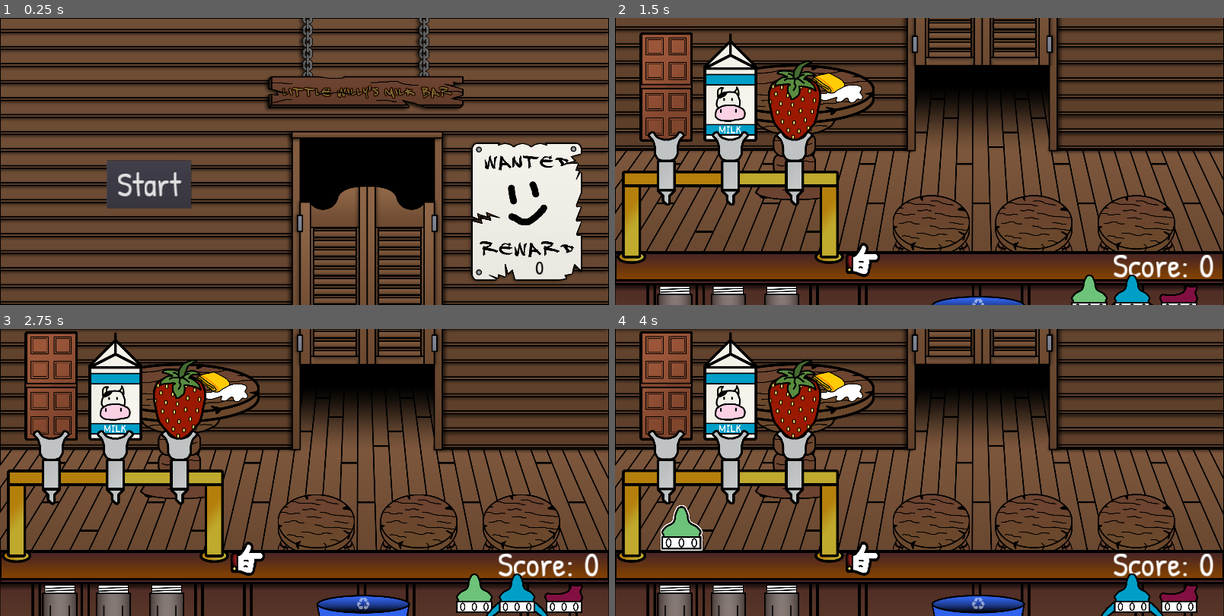
Above: before the commit, frames 1-4 (two rows, left to right).
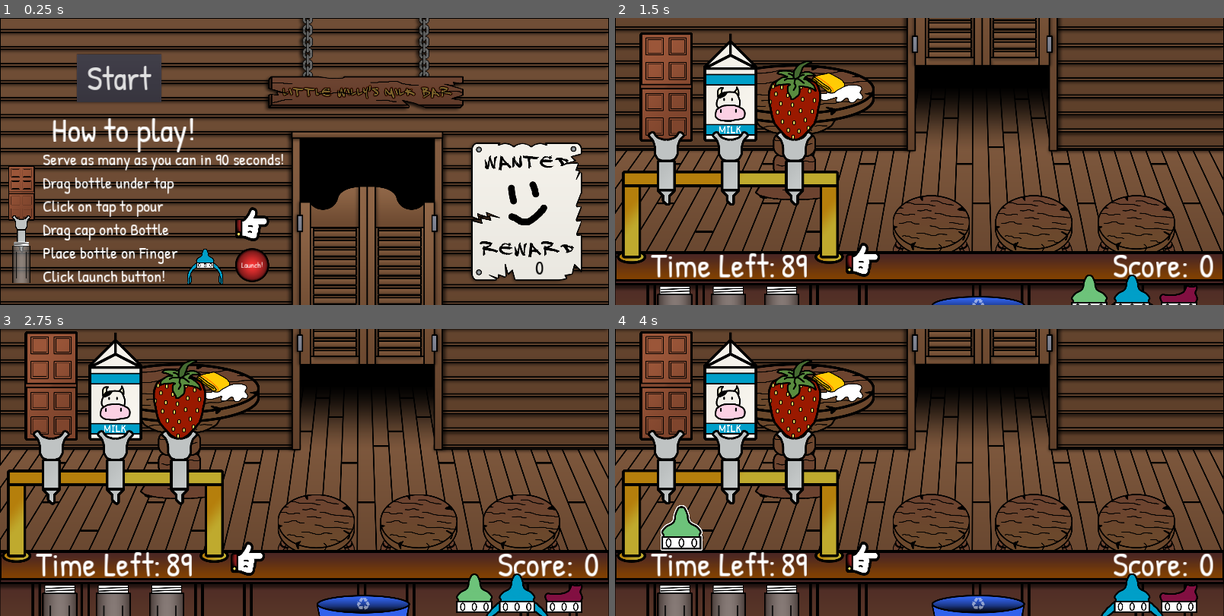
Above: after the commit, the same moments.

Repository: Gravedigger7789/little-willys-milk-bar
Game: Godot game, scene res://World.tscn
The game is run twice, just before and just after one commit, with the same random seed, the same clock (stepped at 60 frames per second) and the same inputs. The engine's default icon, where the game draws it, is replaced by a stand-in: a white triangle on a blue panel in a dark square.
Inputs (mouse positions are in pixels of both pictures, inside the frame that each line leads up to):
- Up to frame 1 (0.25 s): no input
- Up to frame 2 (1.5 s): click "Start" at 0.5 s; tap Enter at 1.25 s; drag from (663, 121) to (663, 250) at 1.27 s
- Up to frame 3 (2.75 s): tap Enter at 2 s; drag from (115, 400) to (48, 529) at 2.02 s
- Up to frame 4 (4 s): tap Enter at 2.75, 3.5 s; move the mouse to (791, 397) at 2.77 s; press the mouse at (791, 397) at 2.78 s; release the mouse at (791, 397) at 3.5 s; drag from (1090, 593) to (663, 527) at 3.52 s

The runs differ from the first frame. In frame 1, 9.7% of the frame differs, in the area x 1-47%, y 12-93%; in frame 2, 0.8%; in frame 3, 0.8%; in frame 4, 0.8%.

Commit message:
Working on start menu

Diff:
--- a/World.gd
+++ b/World.gd
@@ -3,6 +3,9 @@
 
 const DATA_PATH = "user://data.json"
 var data := {}
+
+const MENU_THEME = preload("res://assets/music/start-menu-theme.wav")
+const MAIN_THEME = preload("res://assets/music/theme.wav")
 
 var current_score := 0.0
 var high_score := 0.0
@@ -10,9 +13,13 @@
 onready var baby_spawner: Node2D = $Bar/Stools/BabySpawner
 onready var baby_spawner_2: Node2D = $Bar/Stools/BabySpawner2
 onready var baby_spawner_3: Node2D = $Bar/Stools/BabySpawner3
-onready var score_label: Label = $HBoxContainer/Label2
+onready var score_label: Label = $ScoreContainer/Label2
+onready var time_label: Label = $TimeContainer/Label2
 onready var high_score_label: Label = $Background/Wanted/HighScore
 onready var camera_2d: Camera2D = $Camera2D
+onready var camera_start_position := camera_2d.position
+onready var game_timer: Timer = $GameTimer
+onready var audio_stream_player: AudioStreamPlayer = $AudioStreamPlayer
 
 
 func _enter_tree() -> void:
@@ -35,6 +42,10 @@
 	high_score_label.text = str(int(high_score))
 
 
+func _process(_delta: float) -> void:
+	time_label.text = str(int(game_timer.time_left))
+
+
 func _start_game() -> void:
 	var tween := create_tween().set_trans(Tween.TRANS_SINE).set_ease(Tween.EASE_OUT)
 	# warning-ignore:return_value_discarded
@@ -42,6 +53,9 @@
 	baby_spawner.start_spawning()
 	baby_spawner_2.start_spawning()
 	baby_spawner_3.start_spawning()
+	audio_stream_player.stream = MAIN_THEME
+	audio_stream_player.play()
+	game_timer.start()
 
 
 func _on_Spawned_Baby(baby: Node2D) -> void:
@@ -69,3 +83,15 @@
 	}
 	file.store_line(to_json(json_data))
 	file.close()
+
+
+func _on_GameTimer_timeout() -> void:
+	save_data()
+	baby_spawner.stop_spawning()
+	baby_spawner_2.stop_spawning()
+	baby_spawner_3.stop_spawning()
+	var tween := create_tween().set_trans(Tween.TRANS_SINE).set_ease(Tween.EASE_OUT)
+	# warning-ignore:return_value_discarded
+	tween.tween_property(camera_2d, "position", camera_start_position, 1.0)
+	yield(get_tree().create_timer(1.0), "timeout")
+	var _reloaded = get_tree().reload_current_scene()
--- a/World.tscn
+++ b/World.tscn
@@ -11,10 +11,11 @@
 [ext_resource path="res://src/Objects/BabySpawner.tscn" type="PackedScene" id=9]
 [ext_resource path="res://src/GUI/Theme.tres" type="Theme" id=10]
 [ext_resource path="res://src/Objects/Tap.tscn" type="PackedScene" id=11]
-[ext_resource path="res://assets/music/theme.wav" type="AudioStream" id=12]
+[ext_resource path="res://assets/music/start-menu-theme.wav" type="AudioStream" id=12]
 [ext_resource path="res://assets/tap/milk-tap.png" type="Texture" id=13]
 [ext_resource path="res://assets/background/sign.png" type="Texture" id=14]
 [ext_resource path="res://assets/background/wanted.png" type="Texture" id=15]
+[ext_resource path="res://src/Objects/Bottle.tscn" type="PackedScene" id=16]
 [ext_resource path="res://assets/background/table.png" type="Texture" id=17]
 [ext_resource path="res://assets/mess/spill-white.png" type="Texture" id=18]
 [ext_resource path="res://assets/mess/rag.png" type="Texture" id=19]
@@ -28,6 +29,15 @@
 use_filter = true
 font_data = SubResource( 4 )
 
+[sub_resource type="DynamicFontData" id=6]
+font_path = "res://assets/fonts/PatrickHand-Regular.ttf"
+
+[sub_resource type="DynamicFont" id=7]
+resource_local_to_scene = true
+size = 64
+use_filter = true
+font_data = SubResource( 6 )
+
 [node name="World" type="Node"]
 script = ExtResource( 3 )
 
@@ -51,10 +61,11 @@
 texture = ExtResource( 7 )
 
 [node name="Button" type="Button" parent="Background"]
-margin_left = 400.0
-margin_top = 536.0
-margin_right = 716.0
-margin_bottom = 716.0
+margin_left = 288.0
+margin_top = 136.0
+margin_right = 604.0
+margin_bottom = 316.0
+mouse_default_cursor_shape = 2
 theme = ExtResource( 10 )
 text = " Start "
 
@@ -78,6 +89,50 @@
 align = 1
 valign = 1
 
+[node name="Tutorial" type="Node2D" parent="Background"]
+position = Vector2( 48, 248 )
+
+[node name="Tap" parent="Background/Tutorial" instance=ExtResource( 11 )]
+position = Vector2( 32, 560 )
+scale = Vector2( 0.5, 0.5 )
+
+[node name="Bottle" parent="Background/Tutorial/Tap" instance=ExtResource( 16 )]
+position = Vector2( 0, 224 )
+input_pickable = false
+monitoring = false
+monitorable = false
+
+[node name="BottleCap" parent="Background/Tutorial/Tap" instance=ExtResource( 4 )]
+position = Vector2( 1376, 256 )
+collision_layer = 0
+input_pickable = false
+
+[node name="BottleLauncher" parent="Background/Tutorial" instance=ExtResource( 6 )]
+position = Vector2( 896, 528 )
+show_for_tutorial = true
+
+[node name="Label" type="Label" parent="Background/Tutorial"]
+margin_left = 112.0
+margin_top = 240.0
+margin_right = 1036.0
+margin_bottom = 777.0
+theme = ExtResource( 10 )
+custom_fonts/font = SubResource( 7 )
+text = "Serve as many as you can in 90 seconds!
+Drag bottle under tap
+Click on tap to pour
+Drag cap onto Bottle
+Place bottle on Finger
+Click launch button!"
+
+[node name="Label2" type="Label" parent="Background/Tutorial"]
+margin_left = 144.0
+margin_top = 88.0
+margin_right = 694.0
+margin_bottom = 262.0
+theme = ExtResource( 10 )
+text = "How to play!"
+
 [node name="Bar" type="Node2D" parent="."]
 
 [node name="Stools" type="Node2D" parent="Bar"]
@@ -128,14 +183,14 @@
 position = Vector2( 240, -192 )
 handle_type = "Berry"
 
-[node name="HBoxContainer" type="HBoxContainer" parent="."]
+[node name="ScoreContainer" type="HBoxContainer" parent="."]
 anchor_right = 1.0
 margin_top = 796.0
 margin_bottom = 974.0
 mouse_filter = 2
 alignment = 2
 
-[node name="Label" type="Label" parent="HBoxContainer"]
+[node name="Label" type="Label" parent="ScoreContainer"]
 margin_left = 1857.0
 margin_top = 2.0
 margin_right = 2148.0
@@ -146,7 +201,7 @@
 align = 1
 valign = 1
 
-[node name="Label2" type="Label" parent="HBoxContainer"]
+[node name="Label2" type="Label" parent="ScoreContainer"]
 margin_left = 2152.0
 margin_top = 2.0
 margin_right = 2280.0
@@ -154,6 +209,34 @@
 rect_min_size = Vector2( 128, 32 )
 theme = ExtResource( 10 )
 text = "0"
+align = 1
+valign = 1
+
+[node name="TimeContainer" type="HBoxContainer" parent="."]
+anchor_right = 1.0
+margin_left = 135.0
+margin_top = 796.0
+margin_bottom = 974.0
+mouse_filter = 2
+
+[node name="Label" type="Label" parent="TimeContainer"]
+margin_top = 2.0
+margin_right = 475.0
+margin_bottom = 176.0
+rect_min_size = Vector2( 40, 32 )
+theme = ExtResource( 10 )
+text = "Time Left:"
+align = 1
+valign = 1
+
+[node name="Label2" type="Label" parent="TimeContainer"]
+margin_left = 479.0
+margin_top = 2.0
+margin_right = 607.0
+margin_bottom = 176.0
+rect_min_size = Vector2( 128, 32 )
+theme = ExtResource( 10 )
+text = "90"
 align = 1
 valign = 1
 
@@ -184,4 +267,9 @@
 stream = ExtResource( 12 )
 autoplay = true
 
+[node name="GameTimer" type="Timer" parent="."]
+wait_time = 90.0
+one_shot = true
+
 [connection signal="pressed" from="Background/Button" to="." method="_on_Button_pressed"]
+[connection signal="timeout" from="GameTimer" to="." method="_on_GameTimer_timeout"]
--- a/src/Objects/BabySpawner.gd
+++ b/src/Objects/BabySpawner.gd
@@ -12,6 +12,10 @@
 	spawn_timer.start(rand_range(1, 5.0))
 
 
+func stop_spawning() -> void:
+	spawn_timer.stop()
+
+
 func _on_SpawnTimer_timeout() -> void:
 	var baby_instance = baby_scene.instance()
 	spawn_position.add_child(baby_instance)
--- a/src/Objects/BottleLauncher.gd
+++ b/src/Objects/BottleLauncher.gd
@@ -1,4 +1,6 @@
 extends Coaster
+
+export var show_for_tutorial := false
 
 var launch_bar_offset := 64
 var launch_distance := Vector2(1375, 0)
@@ -6,11 +8,13 @@
 
 onready var launch_bar: Control = $LaunchBar
 onready var launch_button: TextureButton = $LaunchButton
-onready var hint: Label = $Hint
 
 
 func _ready() -> void:
 	launch_bar.toggle(false)
+	if show_for_tutorial:
+		launch_button.visible = true
+		launch_button.disabled = true
 
 
 func _on_Draggable_put_down(area: Area2D) -> void:
@@ -22,7 +26,6 @@
 		launch_bar.rect_position.y = -(launch_bar_offset + sprite_height)
 		launch_bar.toggle(true)
 		launch_button.visible = true
-		hint.visible = false
 
 
 func _on_Draggable_picked_up(area: Area2D) -> void:
--- a/src/Objects/BottleLauncher.tscn
+++ b/src/Objects/BottleLauncher.tscn
@@ -25,23 +25,18 @@
 offsets = PoolRealArray( 0, 0.507538, 1 )
 colors = PoolColorArray( 0, 1, 0, 1, 1, 1, 0, 1, 1, 0, 0, 1 )
 
-[sub_resource type="DynamicFontData" id=4]
+[sub_resource type="DynamicFontData" id=6]
 font_path = "res://assets/fonts/PatrickHand-Regular.ttf"
 
 [sub_resource type="DynamicFont" id=5]
 resource_local_to_scene = true
 size = 32
 use_filter = true
-font_data = SubResource( 4 )
-
-[sub_resource type="DynamicFont" id=6]
-resource_local_to_scene = true
-size = 64
-use_filter = true
-font_data = SubResource( 4 )
+font_data = SubResource( 6 )
 
 [node name="BottleLauncher" instance=ExtResource( 1 )]
 script = ExtResource( 2 )
+show_for_tutorial = false
 
 [node name="Sprite" parent="." index="0"]
 material = SubResource( 1 )
@@ -79,15 +74,5 @@
 align = 1
 valign = 1
 
-[node name="Hint" type="Label" parent="." index="5"]
-visible = false
-margin_left = 57.0
-margin_top = -15.0
-margin_right = 700.0
-margin_bottom = 72.0
-theme = ExtResource( 6 )
-custom_fonts/font = SubResource( 6 )
-text = "Place bottle here when full!"
-
 [connection signal="activated" from="LaunchBar" to="." method="_on_LaunchBar_activated"]
 [connection signal="pressed" from="LaunchButton" to="." method="_on_LaunchButton_pressed"]
Not shown: 1 places in World.tscn that only renumber resources
Not shown, added: assets/music/start-menu-theme.wav.import
Not shown: 1 places in src/Objects/BottleLauncher.tscn that only renumber resources
Not shown, added: assets/music/start-menu-theme.wav
